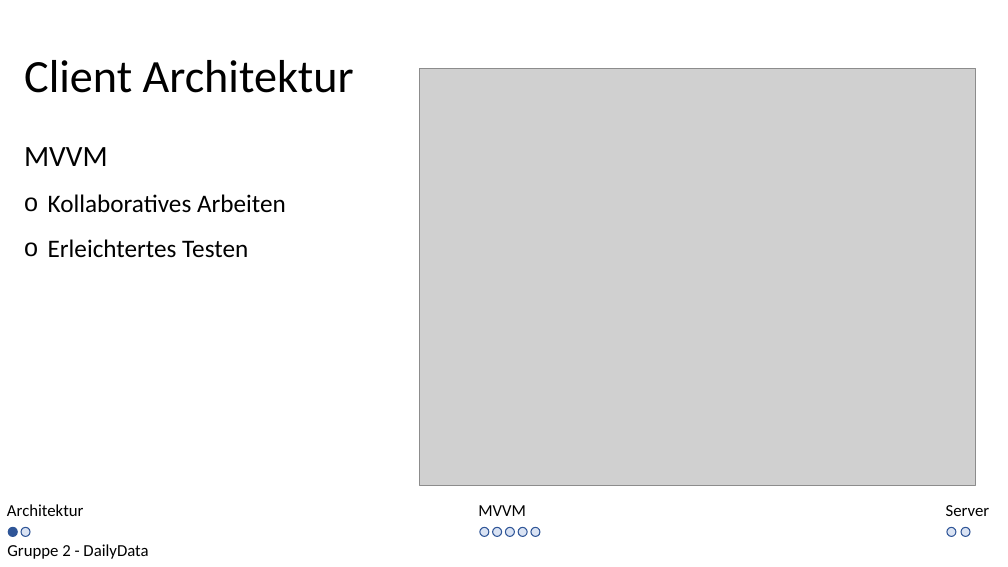
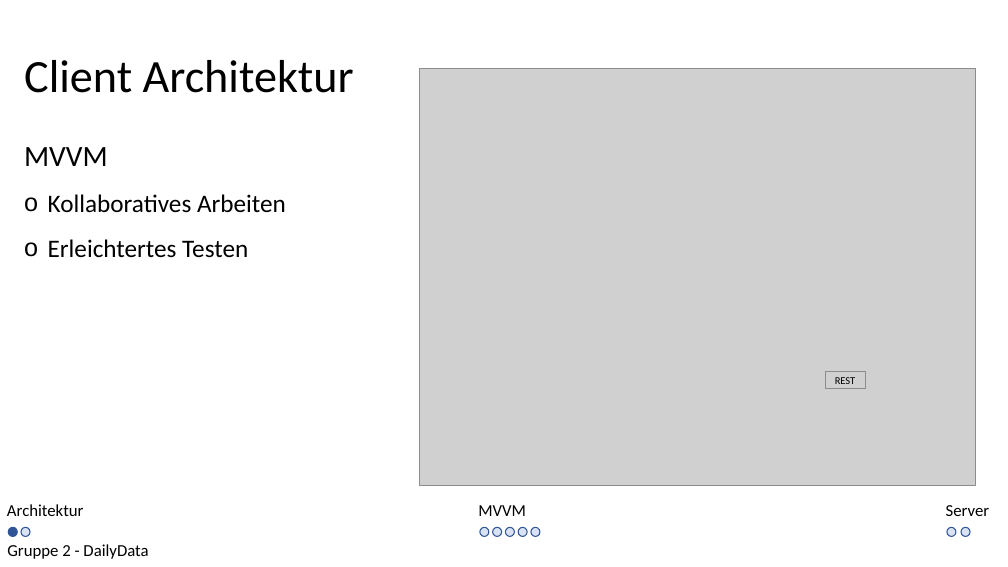
Before and after one commit to kittyahy/PSEAppGruppe2, a slide deck: slide 2 of Praesentationen/02-Entwurfsphase/Entwurf Präsentation.pptx. Drawn at 1008x567 pixels with LibreOffice and Linux fonts; fonts in the diff are those of the drawing; grey boxes stand for pictures. Boxes give left, top, right and bottom in pixels: in the first picture for what was removed or moved away, otherwise in the second. Text is boxed around its words. In the diff, an @@ line names an element or a change of style, - is before the commit and + after.

Commit message:
Präsentation Retrofit -> REST

```diff
--- a/Praesentationen/02-Entwurfsphase/Entwurf Präsentation.pptx
+++ b/Praesentationen/02-Entwurfsphase/Entwurf Präsentation.pptx
@@ picture added at (826, 372, 866, 389) @@
@@ text added at (835, 377, 856, 384), 10 pt, text #000000 @@
+REST
```
